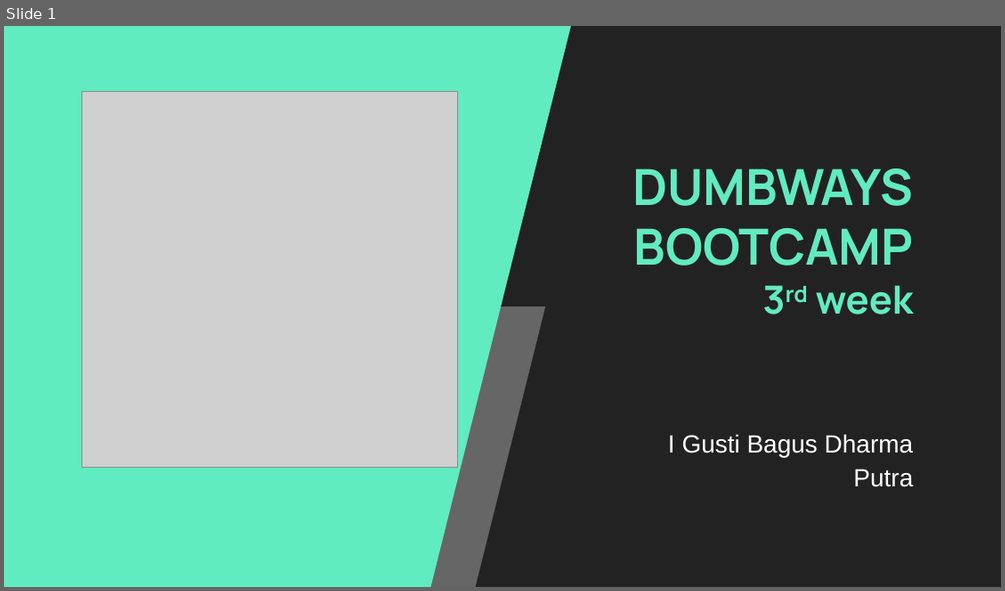
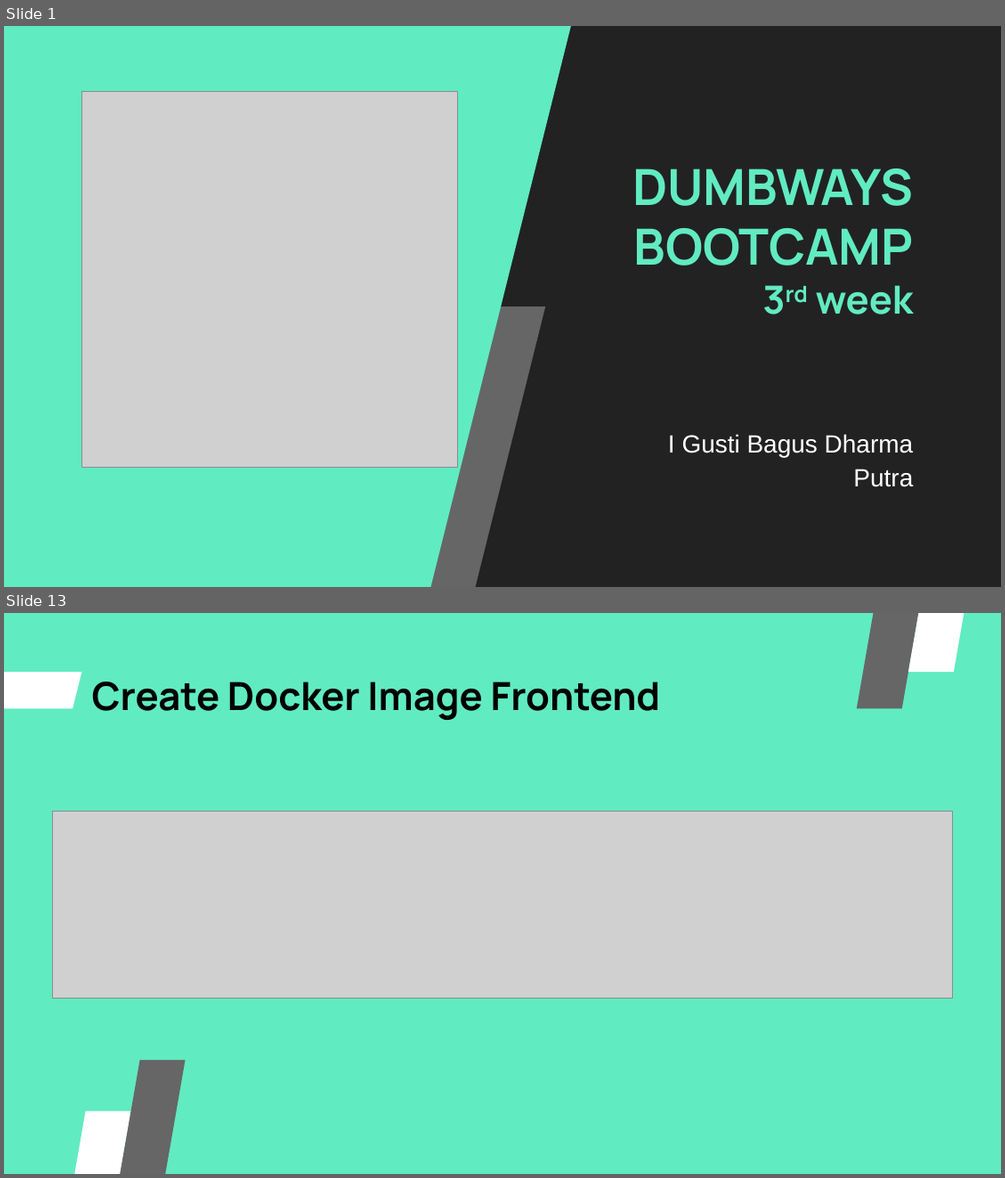
Before and after one commit to igstbagusdharmaputra/DumbwaysBootcamp, a slide deck: dumbweek3/Dumbweek3.pptx. Shown one above the other, each under a label of ours: slide 1 before the commit, slides 1 and 13 after it; the slides between them are not shown. The pictures are 1005x591 and 1005x1178 pixels, drawn with LibreOffice and Linux fonts; fonts in the diff are those of the drawing; grey boxes stand for pictures. Boxes give left, top, right and bottom in pixels: in the first picture for what was removed or moved away, otherwise in the second. Text is boxed around its words. In the diff, an @@ line names an element or a change of style, - is before the commit and + after.

```diff
--- a/dumbweek3/Dumbweek3.pptx
+++ b/dumbweek3/Dumbweek3.pptx
@@ slide 13 added at [4, 613, 1001, 1174], background #61EBC1 @@
@@ parallelogram added at [857, 613, 949, 709], fill #666666 @@
@@ parallelogram added at [908, 613, 1001, 672], fill #FFFFFF @@
@@ parallelogram added at [4, 672, 81, 709], fill #FFFFFF @@
@@ title added at [92, 682, 661, 720], 28 pt, text #000000, bold @@
+Create Docker Image Frontend
@@ picture added at [52, 811, 952, 997] @@
@@ parallelogram added at [93, 1060, 186, 1174], fill #666666 @@
@@ parallelogram added at [38, 1111, 130, 1174], fill #FFFFFF @@
```
Also in this commit, not shown: 18 slides changed, 66 other slides added, 1 other file.
